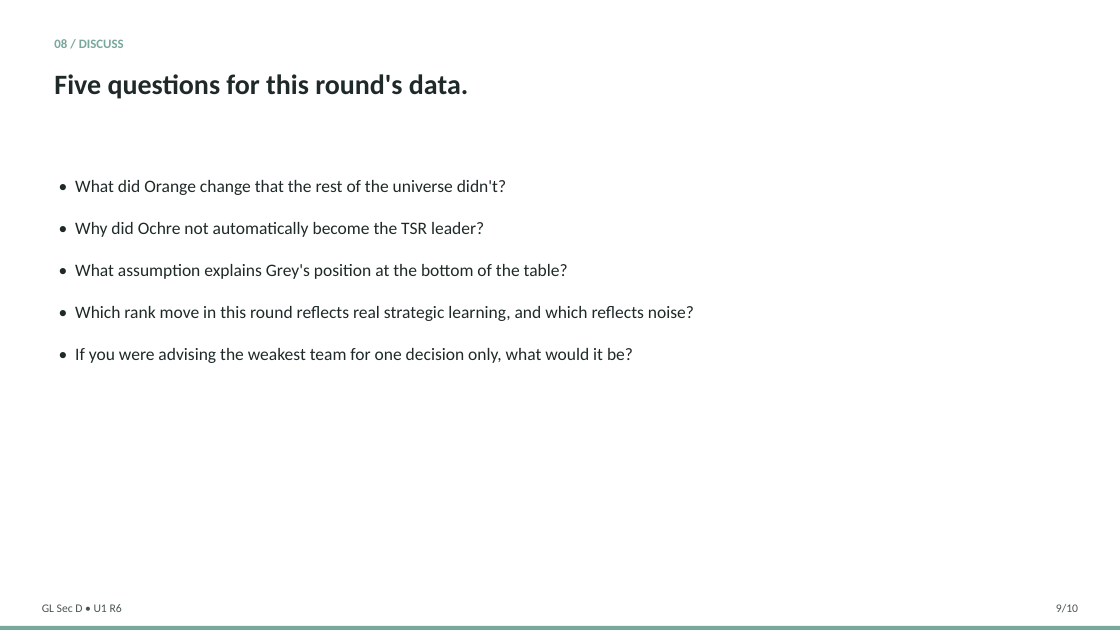
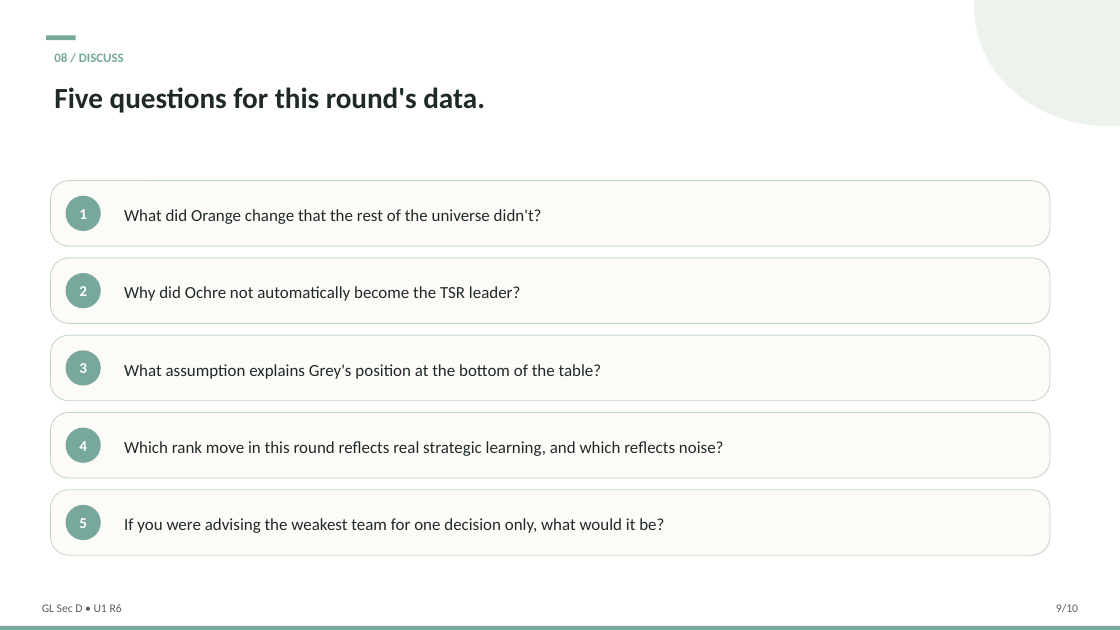
Before and after one commit to swapnilsahoo/swapnilsahoo-next, a slide deck: slide 9 of public/documents/business-simulation/round-6/section-d/section-d-round6-universe1-debrief.pptx. Drawn at 1120x630 pixels with LibreOffice and Linux fonts; fonts in the diff are those of the drawing. Boxes give left, top, right and bottom in pixels: in the first picture for what was removed or moved away, otherwise in the second. Text is boxed around its words. In the diff, an @@ line names an element or a change of style, - is before the commit and + after.

```diff
--- a/public/documents/business-simulation/round-6/section-d/section-d-round6-universe1-debrief.pptx
+++ b/public/documents/business-simulation/round-6/section-d/section-d-round6-universe1-debrief.pptx
@@ ellipse added at (975, 0, 1120, 126), fill #DDE8DE at 55% opacity @@
@@ text "08 / DISCUSS": place and size @@
-text "08 / DISCUSS" at (54, 39, 124, 48)
+text "08 / DISCUSS" at (54, 53, 124, 62)
@@ rectangle added at (46, 35, 76, 40), fill #78A79B @@
@@ text "Five questions for this round's ...": place and size @@
-text "Five questions for this round's ..." at (54, 74, 468, 99)
+text "Five questions for this round's ..." at (54, 87, 485, 113)
@@ text "Five questions for this round's ..." at (54, 87, 485, 113): size 24 to 25 pt @@
@@ rounded rectangle added at (50, 181, 1050, 246), fill #FCFBF8, outline #C3D8C5 0.75 pt @@
@@ ellipse added at (66, 196, 101, 231), fill #78A79B, 13 pt, text #FFFFFF, bold @@
+1
@@ text removed at (75, 180, 694, 363) @@
-• What did Orange change that the rest of the universe didn't?
-• Why did Ochre not automatically become the TSR leader?
-• What assumption explains Grey's position at the bottom of the table?
-• Which rank move in this round reflects real strategic learning, and which reflects noise?
-• If you were advising the weakest team for one decision only, what would it be?
@@ text added at (124, 209, 542, 224), 14.5 pt, text #1F2A28 @@
+What did Orange change that the rest of the universe didn't?
@@ rounded rectangle added at (50, 258, 1050, 323), fill #FCFBF8, outline #C3D8C5 0.75 pt @@
@@ ellipse added at (66, 273, 101, 308), fill #78A79B, 13 pt, text #FFFFFF, bold @@
+2
@@ text added at (124, 286, 520, 301), 14.5 pt, text #1F2A28 @@
+Why did Ochre not automatically become the TSR leader?
@@ rounded rectangle added at (50, 335, 1050, 401), fill #FCFBF8, outline #C3D8C5 0.75 pt @@
@@ ellipse added at (66, 350, 101, 386), fill #78A79B, 13 pt, text #FFFFFF, bold @@
+3
@@ text added at (124, 364, 602, 379), 14.5 pt, text #1F2A28 @@
+What assumption explains Grey's position at the bottom of the table?
@@ rounded rectangle added at (50, 413, 1050, 478), fill #FCFBF8, outline #C3D8C5 0.75 pt @@
@@ ellipse added at (66, 428, 101, 463), fill #78A79B, 13 pt, text #FFFFFF, bold @@
+4
@@ text added at (124, 441, 724, 456), 14.5 pt, text #1F2A28 @@
+Which rank move in this round reflects real strategic learning, and which reflects noise?
@@ rounded rectangle added at (50, 490, 1050, 555), fill #FCFBF8, outline #C3D8C5 0.75 pt @@
@@ ellipse added at (66, 505, 101, 540), fill #78A79B, 13 pt, text #FFFFFF, bold @@
+5
@@ text added at (124, 518, 664, 533), 14.5 pt, text #1F2A28 @@
+If you were advising the weakest team for one decision only, what would it be?
```
Also in this commit, not shown: 9 other slides changed, 5 other files.
